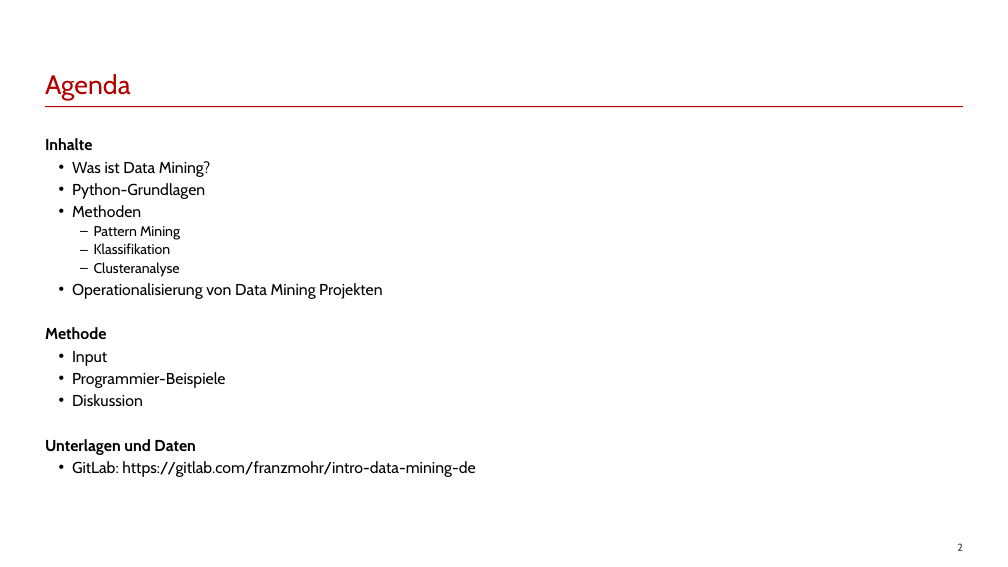
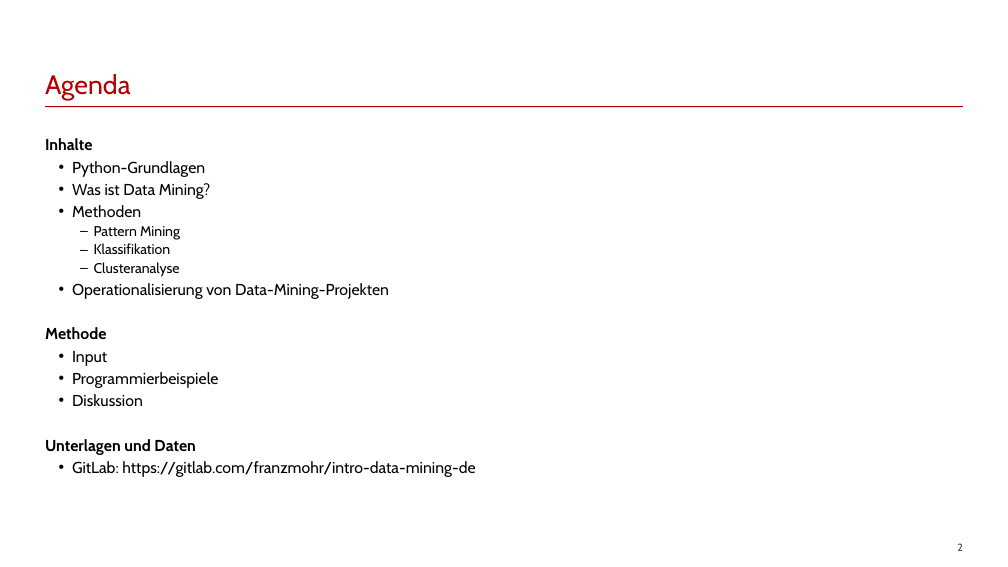
Before and after one commit to franzmohr/intro-data-mining-de, a slide deck: slide 2 of data-mining.odp. Drawn at 1008x567 pixels with LibreOffice and Linux fonts; fonts in the diff are those of the drawing. Boxes give left, top, right and bottom in pixels: in the first picture for what was removed or moved away, otherwise in the second. Text is boxed around its words. In the diff, an @@ line names an element or a change of style, - is before the commit and + after.

```diff
--- a/data-mining.odp
+++ b/data-mining.odp
@@ text at box(72, 161, 205, 177): paragraph added @@
+• Python-Grundlagen
@@ text at box(72, 183, 205, 199): paragraph removed @@
-• Python-Grundlagen
@@ text at box(72, 283, 389, 299): text changed @@
-• Operationalisierung von Data Mining Projekten
+• Operationalisierung von Data-Mining-Projekten
@@ text at box(72, 372, 218, 388): text changed @@
-• Programmier-Beispiele
+• Programmierbeispiele
```
Also in this commit, not shown: 24 other slides changed, 5 slides added, 8 other files.
